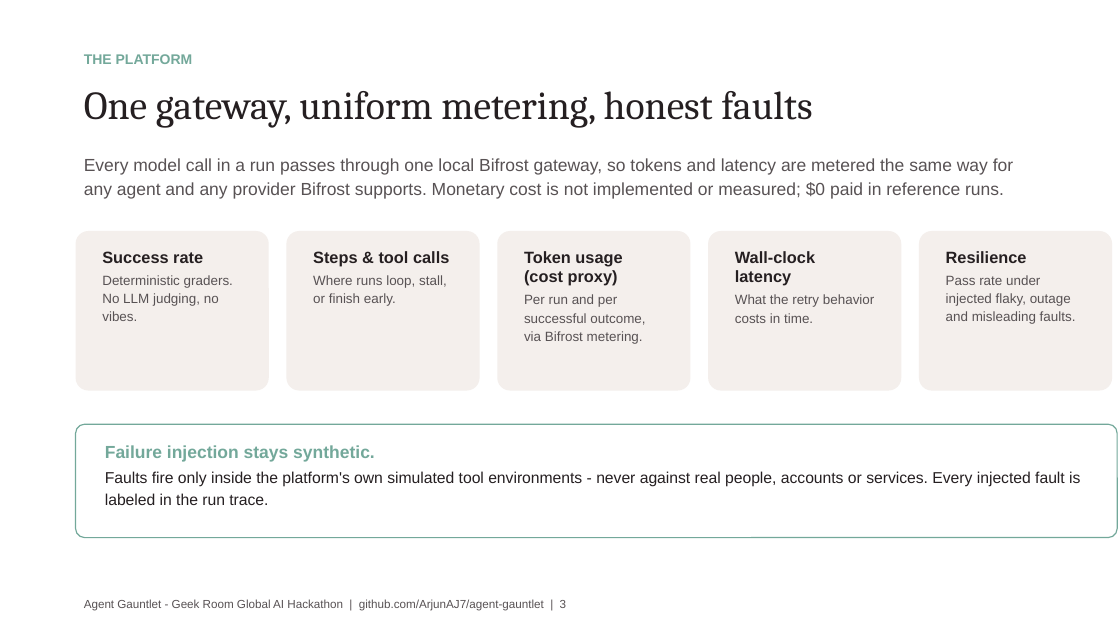
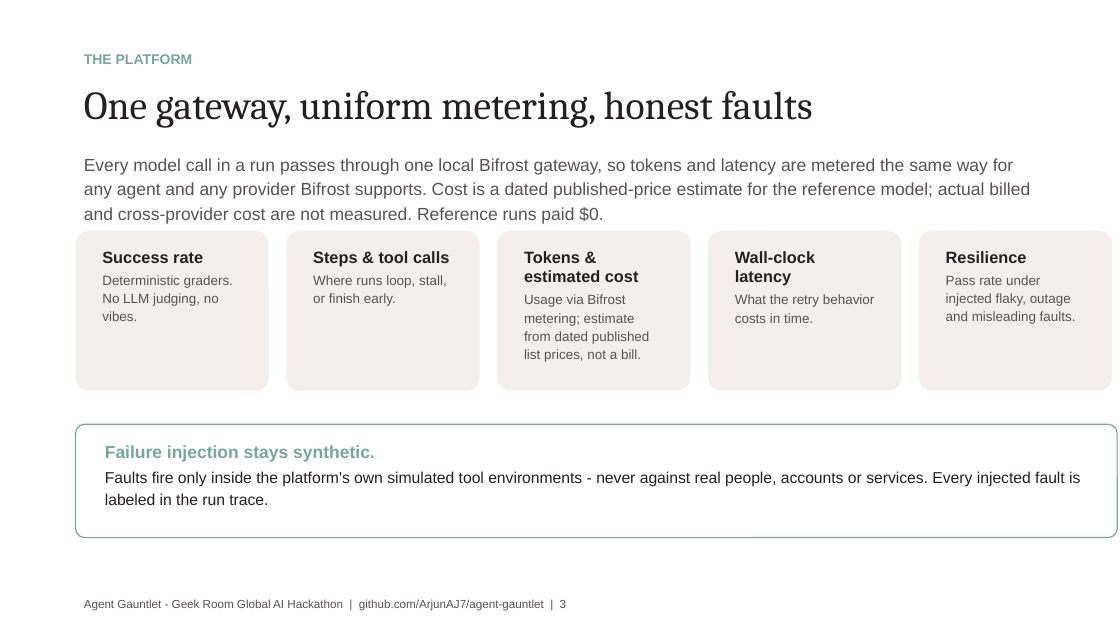
Before and after one commit to ArjunAJ7/agent-gauntlet, a slide deck: slide 3 of docs/AgentGauntlet-GeekRoom.pptx. Drawn at 1120x630 pixels with LibreOffice and Linux fonts; fonts in the diff are those of the drawing. Boxes give left, top, right and bottom in pixels: in the first picture for what was removed or moved away, otherwise in the second. Text is boxed around its words. In the diff, an @@ line names an element or a change of style, - is before the commit and + after.

Commit message:
Align cost wording with implemented reference-model estimate

```diff
--- a/docs/AgentGauntlet-GeekRoom.pptx
+++ b/docs/AgentGauntlet-GeekRoom.pptx
@@ text at <box>84,158,1030,224</box>: text changed @@
-Every model call in a run passes through one local Bifrost gateway, so tokens and latency are metered the same way for any agent and any provider Bifrost supports. Monetary cost is not implemented or measured; $0 paid in reference runs.
+Every model call in a run passes through one local Bifrost gateway, so tokens and latency are metered the same way for any agent and any provider Bifrost supports. Cost is a dated published-price estimate for the reference model; actual billed and cross-provider cost are not measured. Reference runs paid $0.
@@ text at <box>524,251,649,362</box>: text changed @@
-Token usage (cost proxy)
-Per run and per successful outcome, via Bifrost metering.
+Tokens & estimated cost
+Usage via Bifrost metering; estimate from dated published list prices, not a bill.
```
Also in this commit, not shown: 1 other file.
